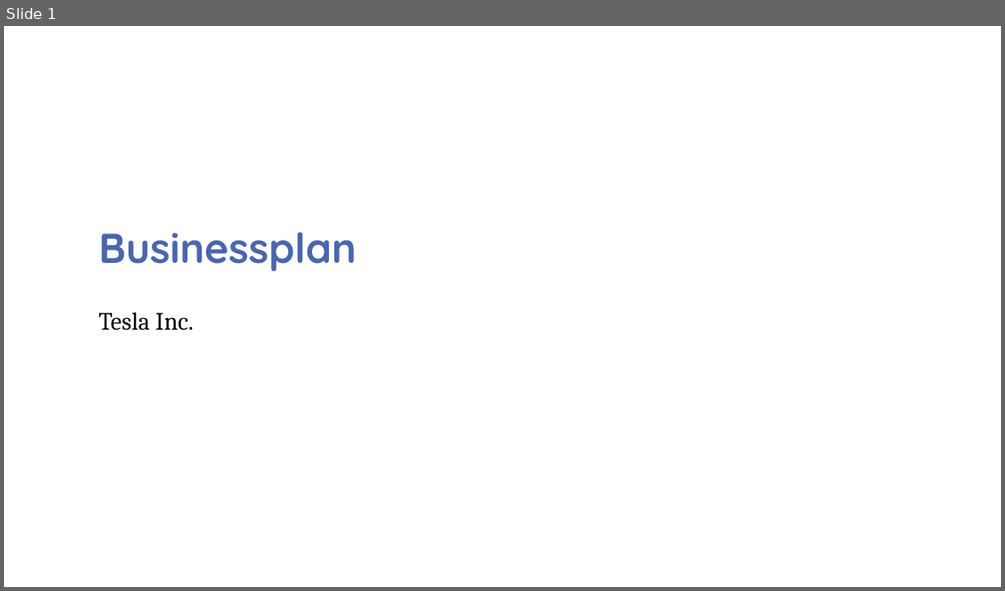
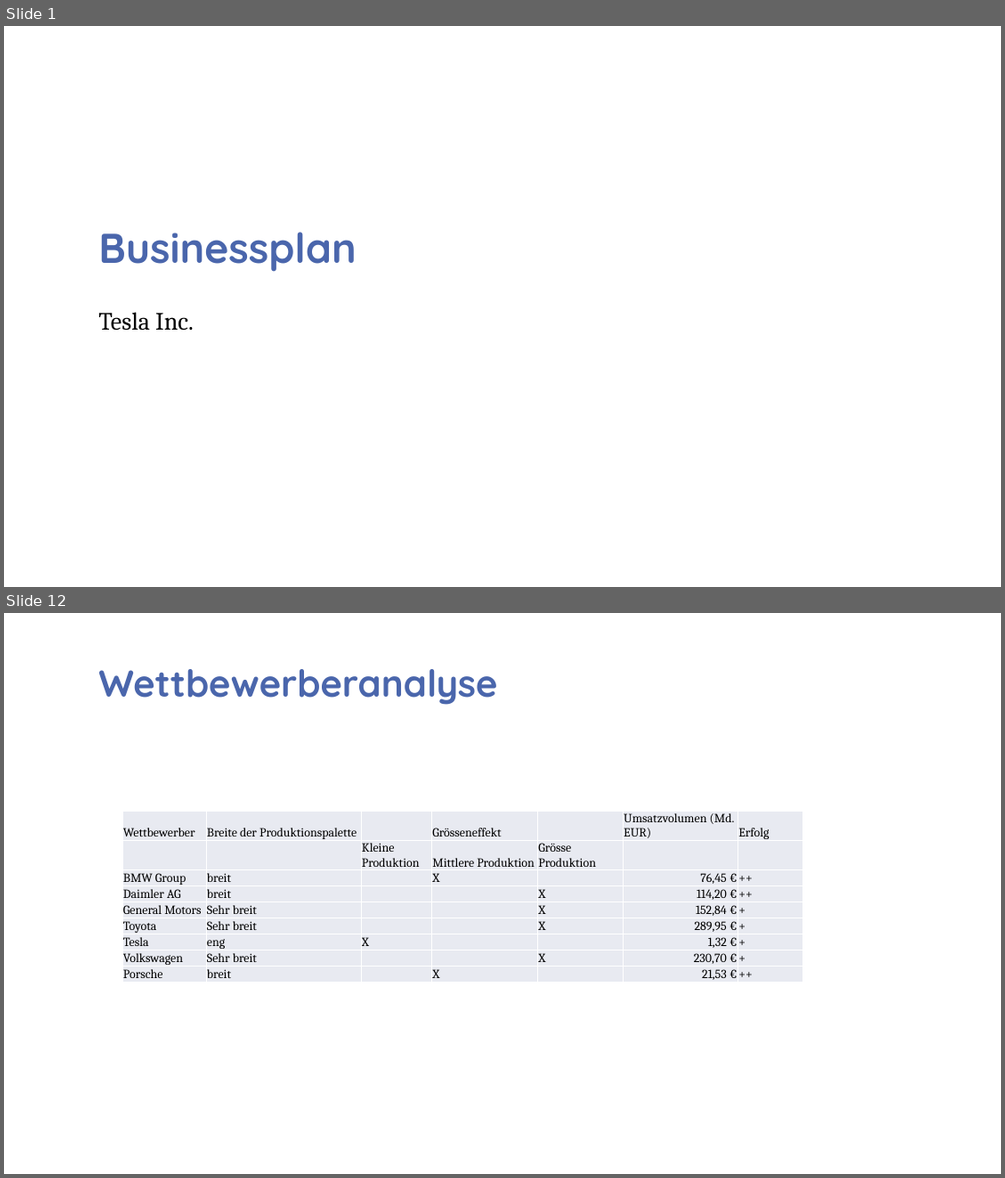
Before and after one commit to Nathan937/ManagementS4, a slide deck: Documents FIN/Présentation_Tesla.pptx. Shown one above the other, each under a label of ours: slide 1 before the commit, slides 1 and 12 after it; the slides between them are not shown. The pictures are 1005x591 and 1005x1178 pixels, drawn with LibreOffice and Linux fonts; fonts in the diff are those of the drawing; background and template pictures are left out. Boxes give left, top, right and bottom in pixels: in the first picture for what was removed or moved away, otherwise in the second. Text is boxed around its words. In the diff, an @@ line names an element or a change of style, - is before the commit and + after.

```diff
--- a/Documents FIN/Présentation_Tesla.pptx
+++ b/Documents FIN/Présentation_Tesla.pptx
@@ slide 12 added at (4,613,1001,1174), background picture (left out) @@
@@ title added at (98,669,497,705), 36 pt, text #4A66AC, bold @@
+Wettbewerberanalyse
@@ table added at (122,811,802,999), 9 rows, 7 columns @@
+Wettbewerber | Breite der Produktionspalette |  | Grösseneffekt |  | Umsatzvolumen (Md. EUR) | Erfolg
+ |  | Kleine Produktion | Mittlere Produktion | Grösse Produktion |  | 
+BMW Group | breit |  | X |  | 76,45 € | ++
+Daimler AG | breit |  |  | X | 114,20 € | ++
+General Motors | Sehr breit |  |  | X | 152,84 € | +
+Toyota | Sehr breit |  |  | X | 289,95 € | +
+Tesla | eng | X |  |  | 1,32 € | +
+Volkswagen | Sehr breit |  |  | X | 230,70 € | +
+Porsche | breit |  | X |  | 21,53 € | ++
```
Also in this commit, not shown: 4 slides changed, 8 other slides added, 1 other file.
